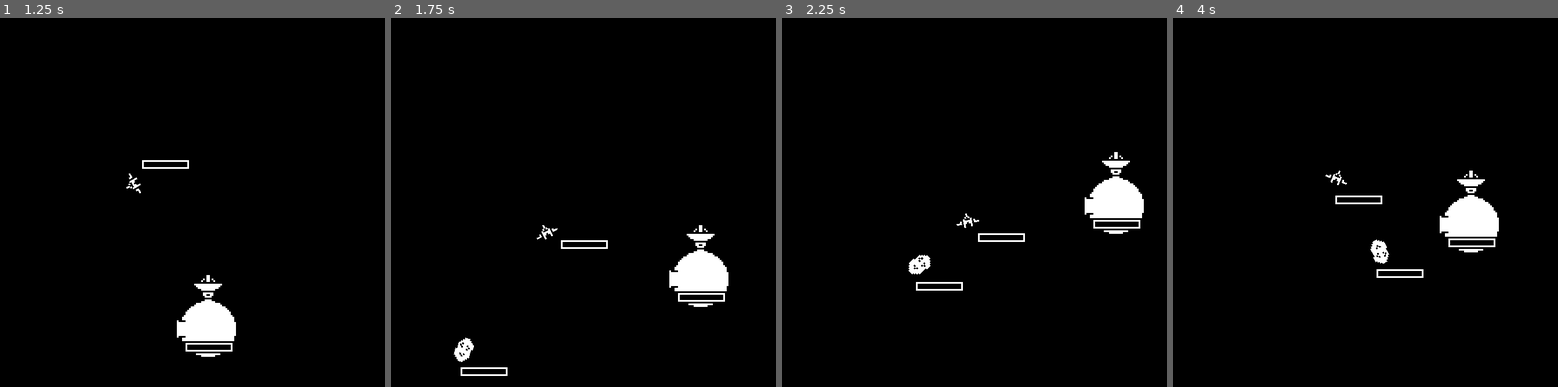
Above: before the commit, frames 1-4 (left to right).
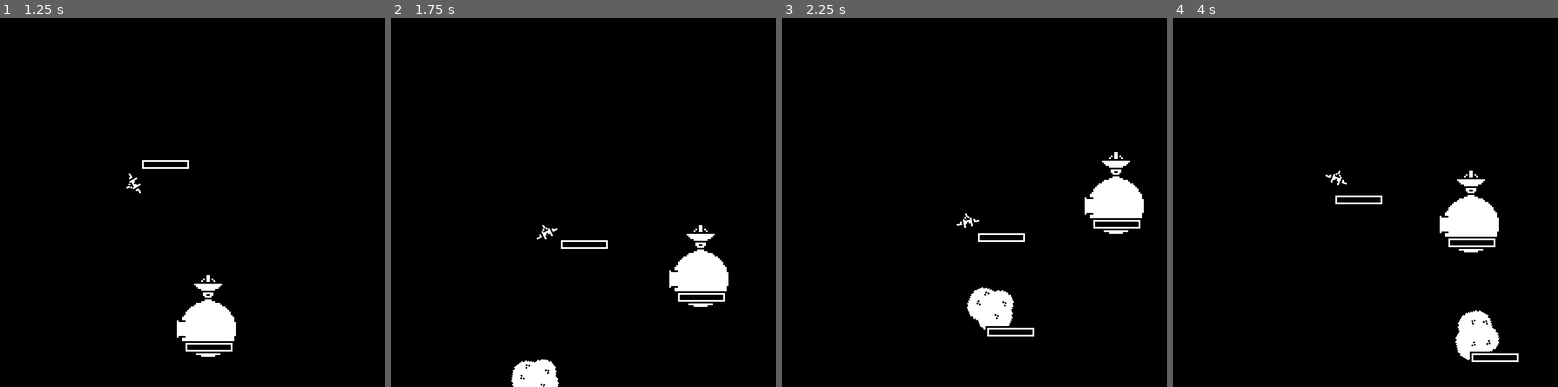
Above: after the commit, the same moments.

Repository: rthurmed/OrbitDefender
Game: Godot game, scene res://src/levels/Main.tscn
The game is run twice, just before and just after one commit, with the same random seed, the same clock (stepped at 60 frames per second) and the same inputs. Sound files missing from this copy of the repository are replaced by a short silence.
Inputs:
- Up to frame 1 (1.25 s): hold Up (higher) from 0.53 s (still down)
- Up to frame 2 (1.75 s): release Up (higher) at 1.28 s; tap X (invert) at 1.35 s
- Up to frame 3 (2.25 s): hold Down (lower) from 2.03 s (still down)
- Up to frame 4 (4 s): release Down (lower) at 2.78 s; tap Z (shoot) at 2.85 s; hold Up (higher) from 3.53 s (still down)

Frame 1 is identical in both runs. In frame 2, 1.1% of the frame differs, in the area x 16-44%, y 86-100%; in frame 3, 1.4%; in frame 4, 1.5%, in the area x 51-90%, y 60-94%.

Commit message:
Improved asteroid spawn. Added asteroid that miss the target

Diff:
--- a/src/game/asteroid/Asteroid.gd
+++ b/src/game/asteroid/Asteroid.gd
@@ -21,3 +21,8 @@
 		visual_instance.rotation + deg2rad(30),
 		delta * rotate_speed
 	)
+
+
+func _on_AutoMoveModule_completed():
+	# If didnt hit anything
+	queue_free()
--- a/src/game/asteroid/Asteroid.tscn
+++ b/src/game/asteroid/Asteroid.tscn
@@ -11,6 +11,7 @@
 
 [node name="Asteroid" type="Area2D"]
 script = ExtResource( 2 )
+move_duration = 16
 
 [node name="VisualInstance" type="Node2D" parent="."]
 
@@ -36,4 +37,5 @@
 
 [node name="AutoMoveModule" parent="." instance=ExtResource( 5 )]
 node_path = NodePath("..")
-duration = 8
+
+[connection signal="completed" from="AutoMoveModule" to="." method="_on_AutoMoveModule_completed"]
--- a/src/game/asteroid/AsteroidLarge.tscn
+++ b/src/game/asteroid/AsteroidLarge.tscn
@@ -11,7 +11,8 @@
 
 [node name="AsteroidLarge" type="Area2D"]
 script = ExtResource( 2 )
-move_duration = 16
+move_duration = 32
+rotate_speed = 1
 
 [node name="VisualInstance" type="Node2D" parent="."]
 
--- a/src/game/logic/SpawnAsteroids.gd
+++ b/src/game/logic/SpawnAsteroids.gd
@@ -2,7 +2,8 @@
 
 
 export var distance_noise = 16
-export var distance_start = 256
+export var distance_start = 192
+export var diverge_range = 30
 
 var Asteroid = preload("res://src/game/asteroid/Asteroid.tscn")
 var AsteroidLarge = preload("res://src/game/asteroid/AsteroidLarge.tscn")
@@ -18,9 +19,15 @@
 func spawn():
 	var angle = deg2rad(rng.randf_range(0, 360))
 	var pos_noise = rng.randi_range(-distance_noise, distance_noise)
-	var asteroid_position = Vector2.RIGHT * (distance_start + pos_noise)
-	asteroid_position = asteroid_position.rotated(angle)
-	asteroid_position = to_global(asteroid_position)
+	var start_position = Vector2.RIGHT * (distance_start + pos_noise)
+	start_position = start_position.rotated(angle)
+	start_position = to_global(start_position)
+
+	var end_angle_offset = deg2rad(rng.randf_range(-diverge_range, diverge_range))
+	var end_angle = angle + deg2rad(180) + end_angle_offset
+	var end_position = Vector2.RIGHT * distance_start * 2
+	end_position = end_position.rotated(end_angle)
+	end_position = to_global(end_position)
 
 	var asteroid
 
@@ -30,7 +37,9 @@
 	else:
 		asteroid = AsteroidLarge.instance()
 
-	asteroid.global_position = asteroid_position
+	asteroid.global_position = start_position
+	asteroid.destination = end_position
+
 	get_tree().current_scene.call_deferred("add_child", asteroid)
 
 
